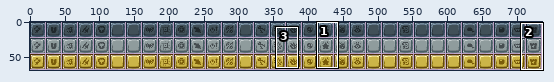
Edited in one commit: sprite sheet (Common/Assets/UI/Icons.png). The first picture is a wide view before the edit; the outline marks the close-up.
Close-up. Old version:
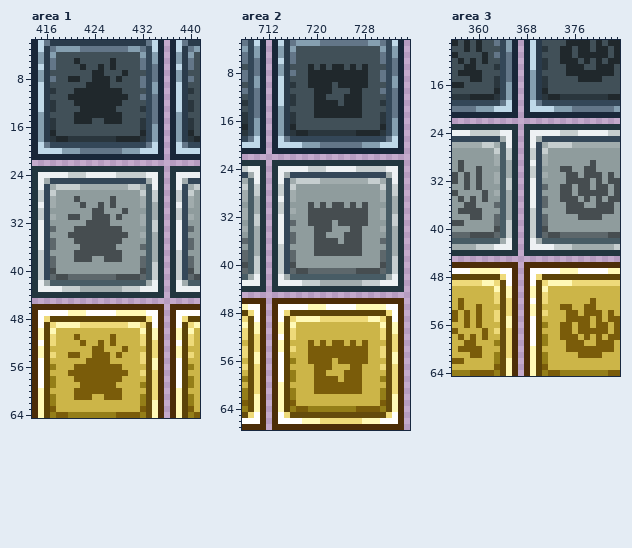
The file is 736x69 pixels. Colours within 5 levels of each other are drawn and written as one. Shown: area 1: x 414..441, y 2..64; area 2: x 708..735, y 3..67; area 3: x 356..383, y 9..64. The commit also changed other parts of the picture, which this record leaves out.
After:
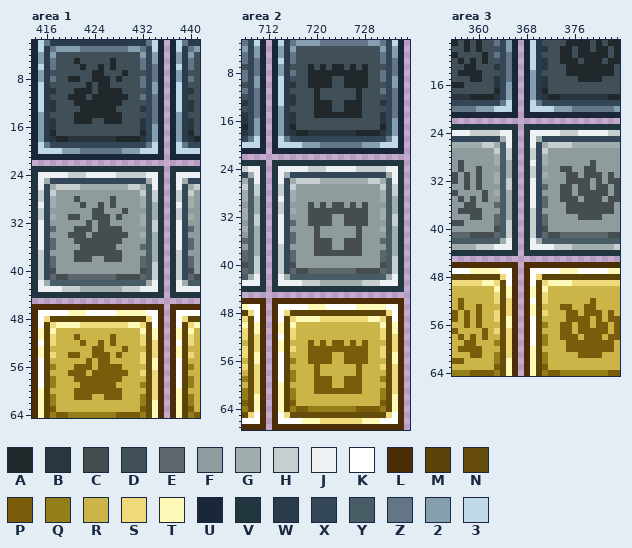
Palette (. is transparent): A #20282c  B #2a363d  C #464d50  D #415058  E #5d676b  F #8f9c9d  G #a1acad  H #c6cecf  J #edf1f3  K #ffffff  L #4c2d08  M #5c4308  N #654b0c  P #7a5c0a  Q #947e18  R #ccb548  S #eeda7a  T #fff9b7  U #192739  V #22363f  W #2a3b4b  X #344758  Y #485c65  Z #637688  2 #859fb0  3 #c0d9e9
Edits made:
--- area 1
@@ x 421..426 @@
  8 ADDAAA
- 9 DDAAAA
-10 AAAAAA
-11 AAAAAA
+ 9 DDADAA
+10 AAADAA
+11 AADAAA
 12 AAAAAA
@@ x 421..426 @@
 31 CFFCCC
-32 FFCCCC
-33 CCCCCC
-34 CCCCCC
+32 FFCFCC
+33 CCCFCC
+34 CCFCCC
 35 CCCCCC
@@ x 421..426 @@
 54 PRRPPP
-55 RRPPPP
-56 PPPPPP
-57 PPPPPP
+55 RRPRPP
+56 PPPRPP
+57 PPRPPP
 58 PPPPPP
--- area 2
@@ x 719..728 @@
  8 AAAAAAAAAA
- 9 AAAAAAAAAA
-10 AAAADAAAAA
-11 DAAADDDAAD
-12 DAADDDAAAD
-13 DAAAADAAAD
-14 DAAAAAAAAD
+ 9 AAAADDAAAA
+10 AAAADDAAAA
+11 DADDDDDDAD
+12 DADDDDDDAD
+13 DAAADDAAAD
+14 DAAADDAAAD
 15 DAAAAAAAAD
@@ x 719..728 @@
 31 CCCCCCCCCC
-32 CCCCCCCCCC
-33 CCCCFCCCCC
-34 FCCCFFFCCF
-35 FCCFFFCCCF
-36 FCCCCFCCCF
-37 FCCCCCCCCF
+32 CCCCFFCCCC
+33 CCCCFFCCCC
+34 FCFFFFFFCF
+35 FCFFFFFFCF
+36 FCCCFFCCCF
+37 FCCCFFCCCF
 38 FCCCCCCCCF
@@ x 719..728 @@
 54 PPPPPPPPPP
-55 PPPPPPPPPP
-56 PPPPRPPPPP
-57 RPPPRRRPPR
-58 RPPRRRPPPR
-59 RPPPPRPPPR
-60 RPPPPPPPPR
+55 PPPPRRPPPP
+56 PPPPRRPPPP
+57 RPRRRRRRPR
+58 RPRRRRRRPR
+59 RPPPRRPPPR
+60 RPPPRRPPPR
 61 RPPPPPPPPR
--- area 3
@@ x 376..381 @@
 11 DAAAAA
-12 ADADAD
-13 AADDAA
+12 ADAAAD
+13 AAAAAA
 14 AAAAAA
@@ x 376..381 @@
 34 FCCCCC
-35 CFCFCF
-36 CCFFCC
+35 CFCCCF
+36 CCCCCC
 37 CCCCCC
@@ x 376..381 @@
 57 RPPPPP
-58 PRPRPR
-59 PPRRPP
+58 PRPPPR
+59 PPPPPP
 60 PPPPPP
